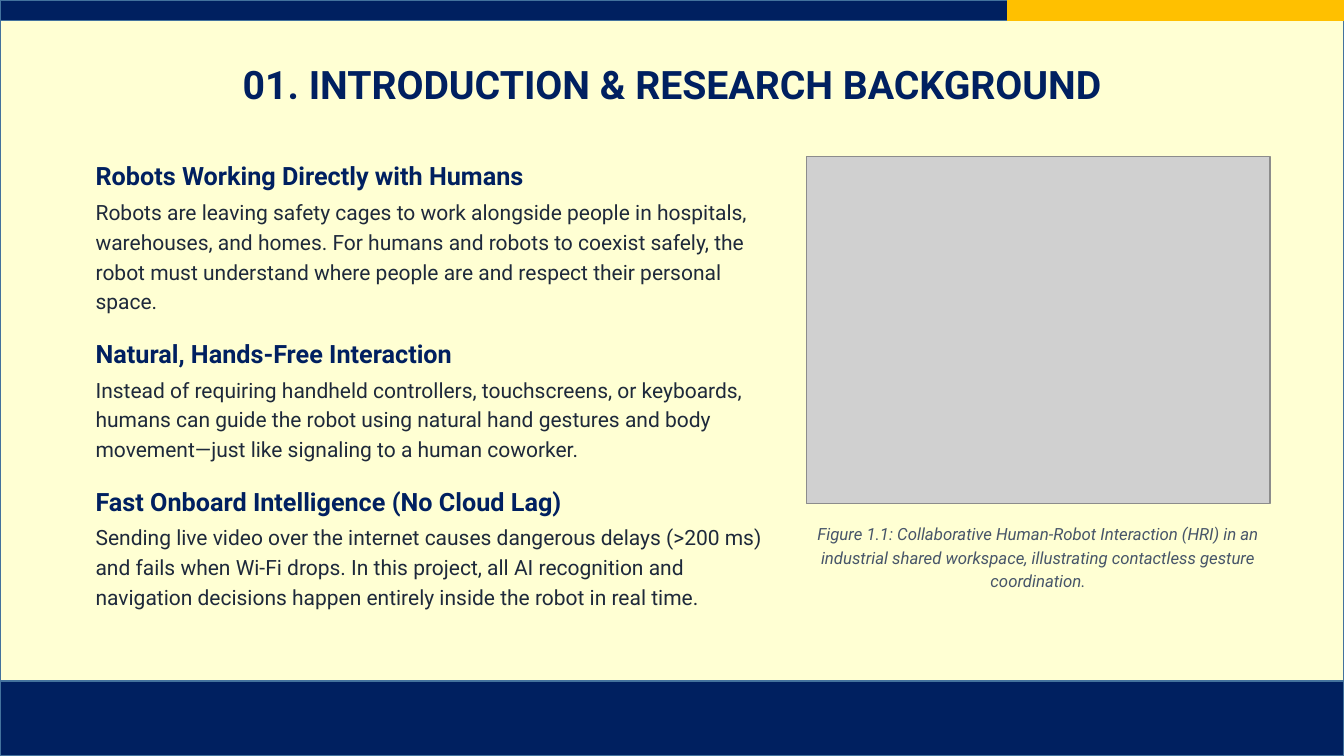
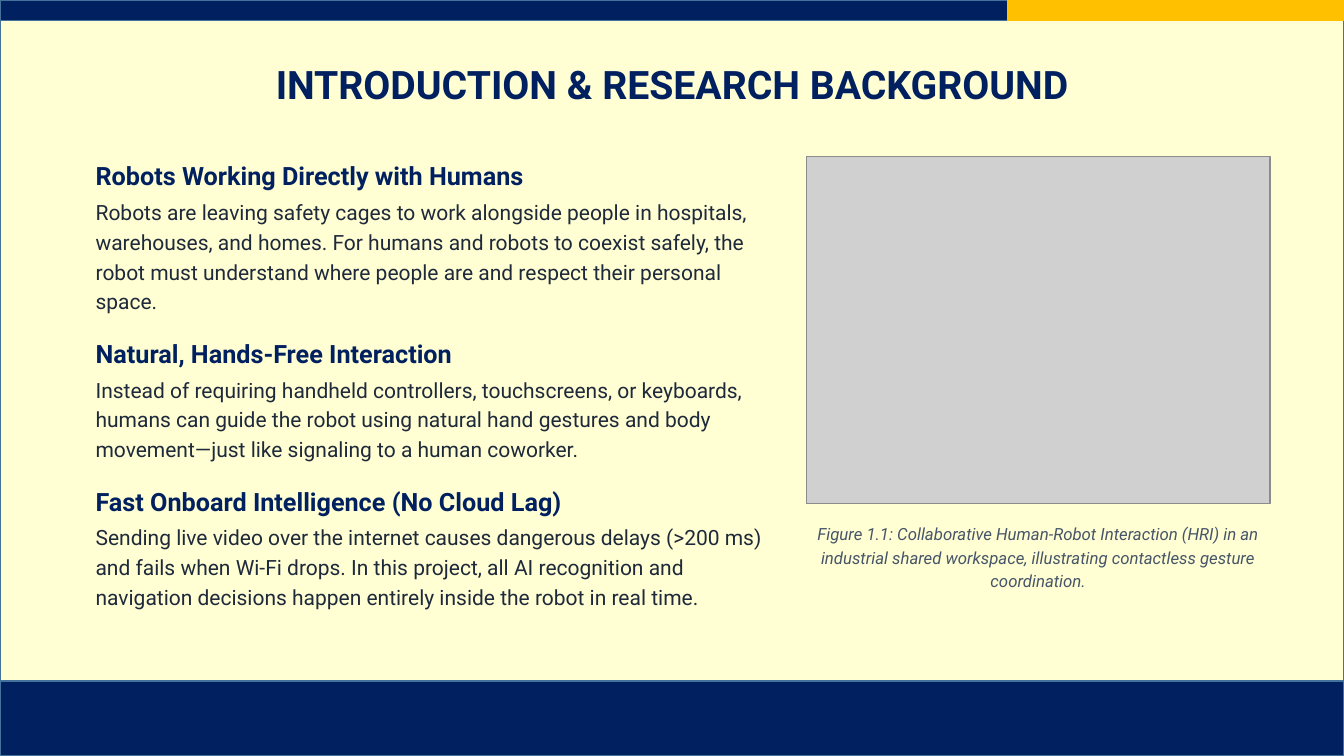
Before and after one commit to AJFACULTY/Intention-Recognition, a slide deck: slide 3 of write_up/Project Final Defense Slides_FINAL.pptx. Drawn at 1344x756 pixels with LibreOffice and Linux fonts; fonts in the diff are those of the drawing; grey boxes stand for pictures; background and template pictures are left out. Boxes give left, top, right and bottom in pixels: in the first picture for what was removed or moved away, otherwise in the second. Text is boxed around its words. In the diff, an @@ line names an element or a change of style, - is before the commit and + after.

Commit message:
fix: remove unproven eye blink wording, harmonize all 15 slide titles with outline, and eliminate discrepancies

```diff
--- a/write_up/Project Final Defense Slides_FINAL.pptx
+++ b/write_up/Project Final Defense Slides_FINAL.pptx
@@ title at (276,70,1068,100): text changed @@
-01. INTRODUCTION & RESEARCH BACKGROUND
+INTRODUCTION & RESEARCH BACKGROUND
```
Also in this commit, not shown: 12 other slides changed, 15 other files.
